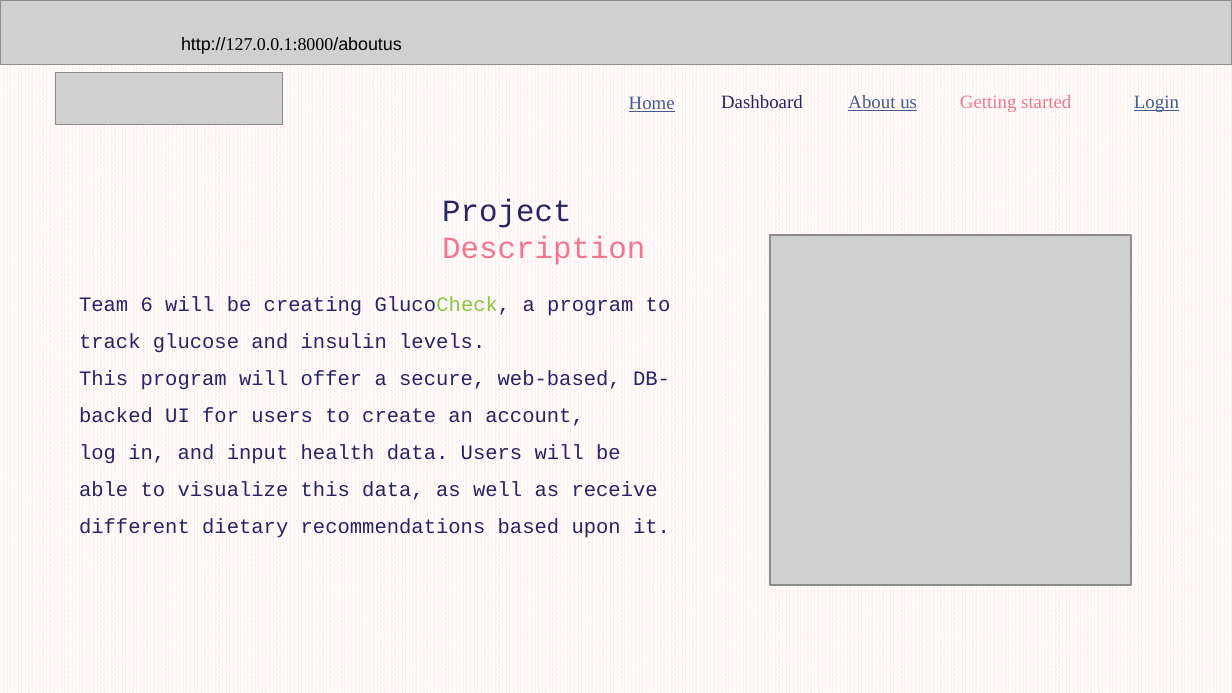
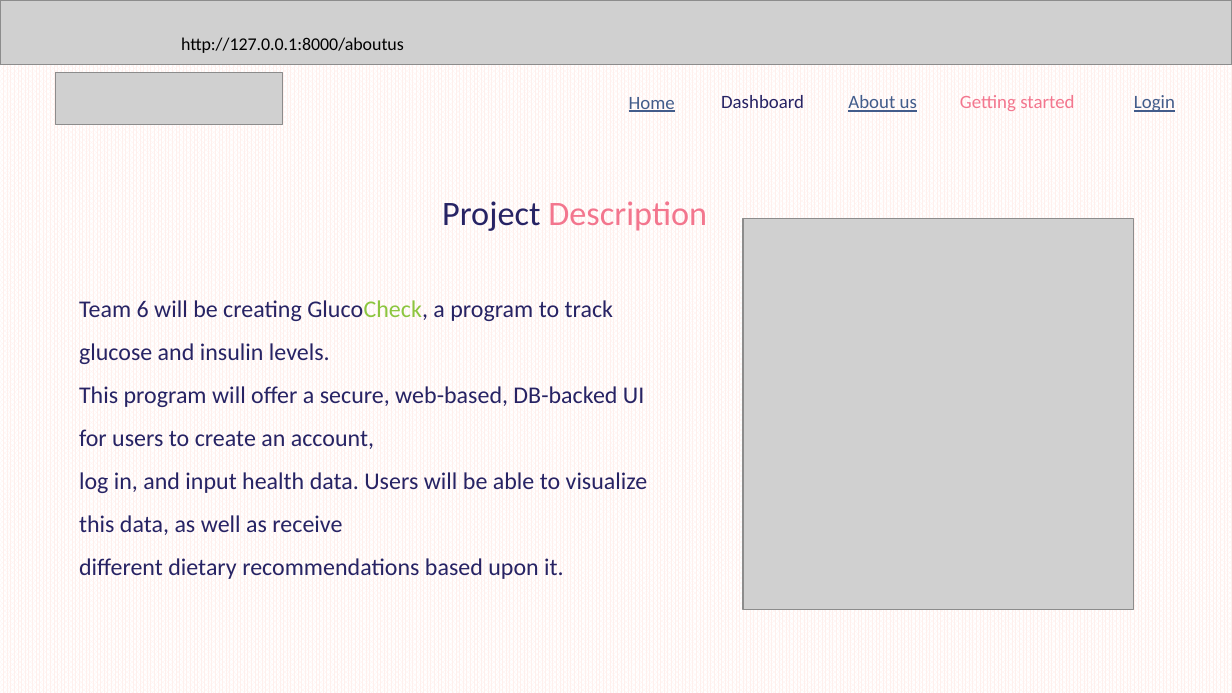
Before and after one commit to AnjaliSharma2023/Web-Application, a slide deck: slide 3 of resources/glucocheck-Demo2.pptx. Drawn at 1232x693 pixels with LibreOffice and Linux fonts; fonts in the diff are those of the drawing; grey boxes stand for pictures. Boxes give left, top, right and bottom in pixels: in the first picture for what was removed or moved away, otherwise in the second. Text is boxed around its words. In the diff, an @@ line names an element or a change of style, - is before the commit and + after.

```diff
--- a/resources/glucocheck-Demo2.pptx
+++ b/resources/glucocheck-Demo2.pptx
@@ text "http://127.0.0.1:8000/aboutus" at [181,37,404,53]: font Arial to Calibri, font Times New Roman to Calibri in "http://127.0.0.1:8000/aboutus" @@
@@ font Times New Roman to Calibri in 5 elements at [629,97,675,112], [721,95,804,108], [848,95,917,112], [1134,95,1175,112], [960,95,1074,111] @@
@@ text "Project Description" at [442,201,707,231]: size 18 to 20 pt, font Courier New to Calibri @@
@@ picture: place and size @@
-picture at [770,235,1131,585]
+picture at [743,219,1133,610]
@@ text "Team 6 will be creating ..." at [79,300,648,579]: size 12 to 14 pt, font Courier New to Calibri @@
```
Also in this commit, not shown: 5 other slides changed.
